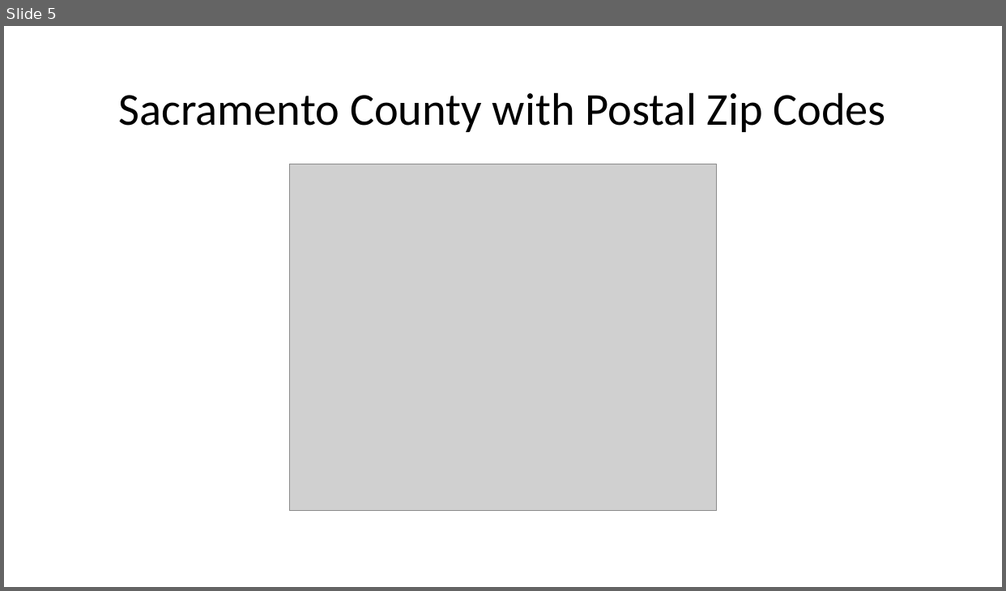
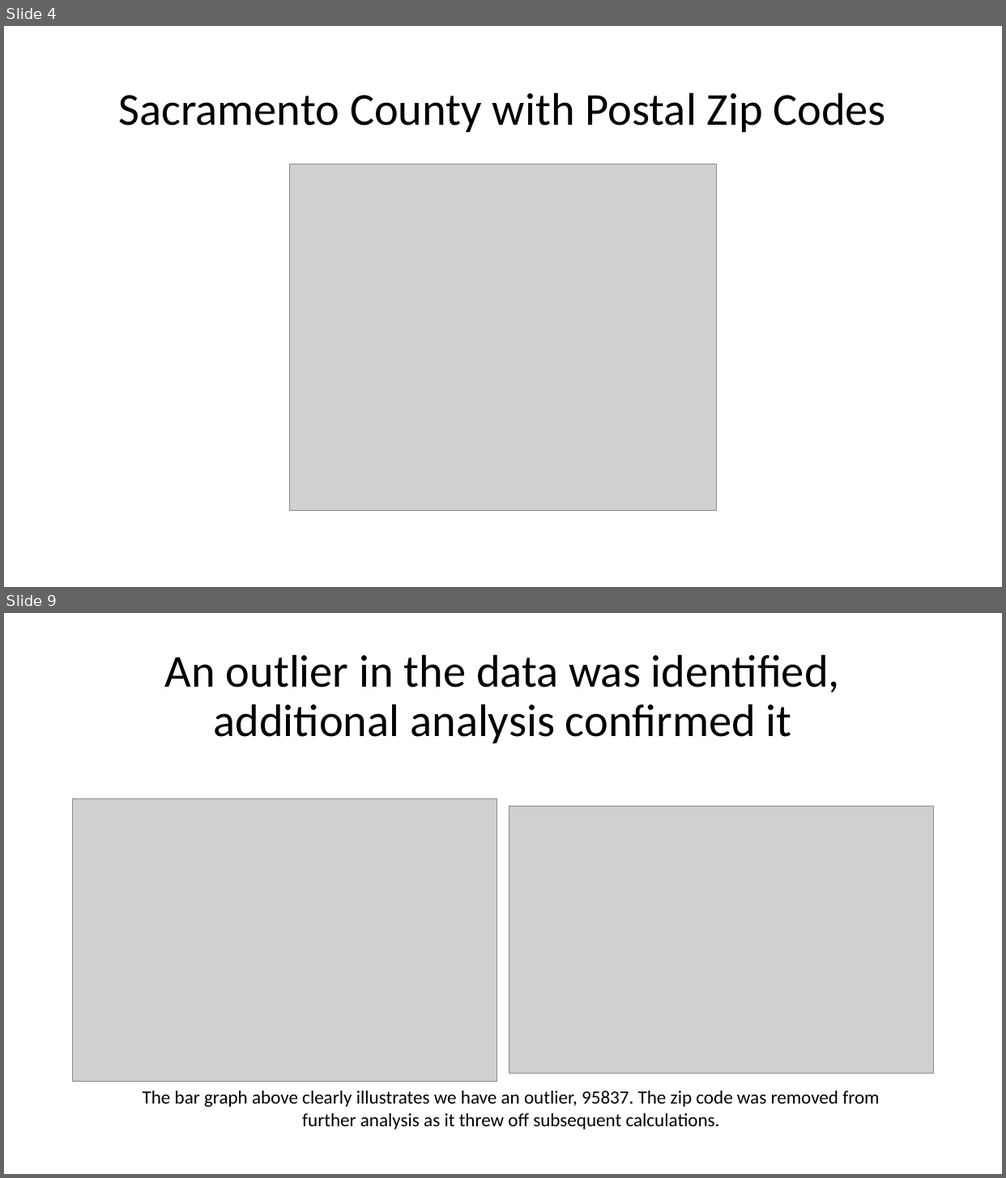
Before and after one commit to sean-galloway/Crime_and_Poverty, a slide deck: Project_1_Presentation.pptx. Shown one above the other, each under a label of ours: slide 5 before the commit, slides 4 and 9 after it; the slides between them are not shown. The pictures are 1006x591 and 1006x1178 pixels, drawn with LibreOffice and Linux fonts; fonts in the diff are those of the drawing; grey boxes stand for pictures. Boxes give left, top, right and bottom in pixels: in the first picture for what was removed or moved away, otherwise in the second. Text is boxed around its words. In the diff, an @@ line names an element or a change of style, - is before the commit and + after.

```diff
--- a/Project_1_Presentation.pptx
+++ b/Project_1_Presentation.pptx
@@ slide 9 added at [4,613,1002,1174], background #FFFFFF @@
@@ title added at [165,654,840,743], 44 pt, text #000000 @@
+An outlier in the data was identified, additional analysis confirmed it
@@ picture added at [73,799,497,1082] @@
@@ picture added at [509,807,934,1073] @@
@@ text added at [143,1091,879,1130], 18 pt, text #000000 @@
+The bar graph above clearly illustrates we have an outlier, 95837. The zip code was removed from further analysis as it threw off subsequent calculations.
@@ what was slide 5 is now slide 4 @@
```
Also in this commit, not shown: 1 slide changed, 9 other slides added, 1 slide removed.
